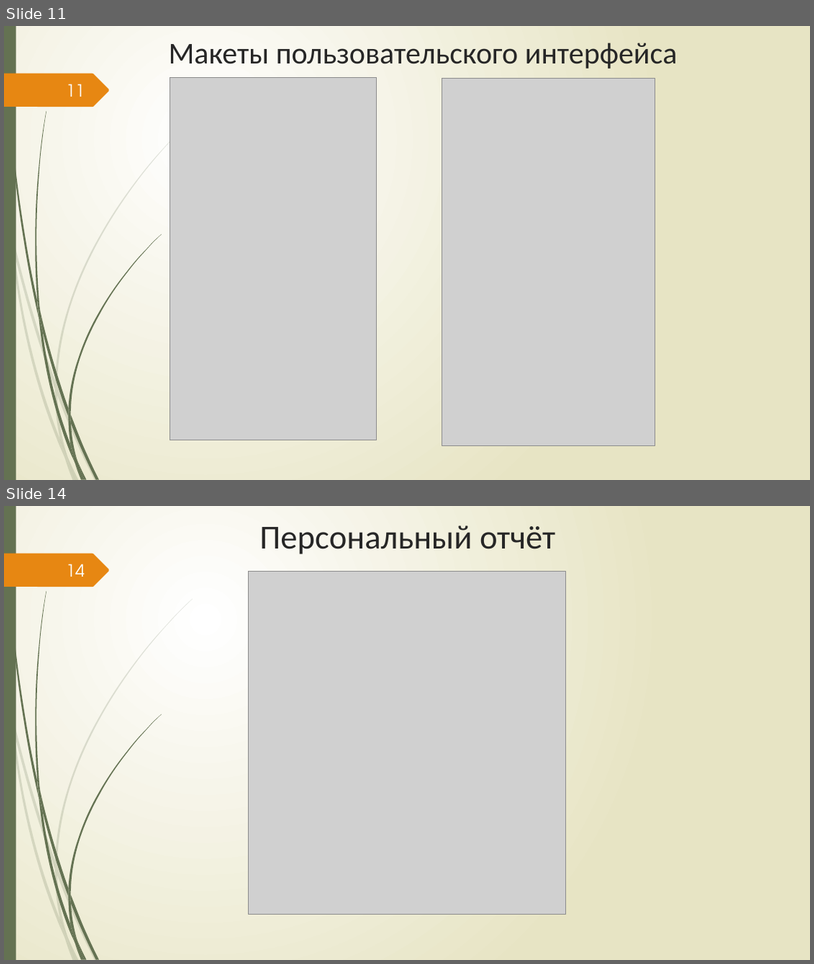
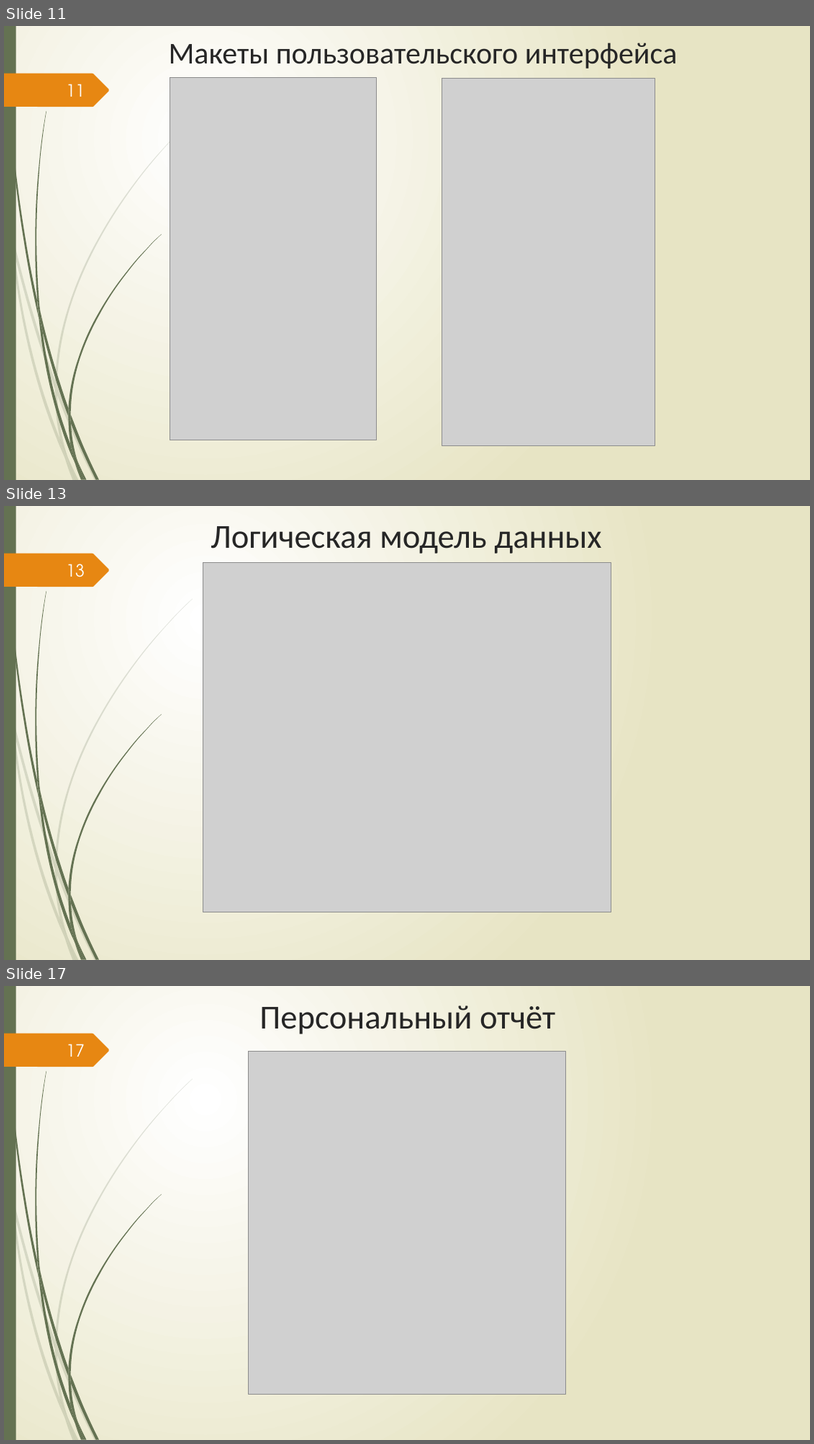
Before and after one commit to Csar9000/Quality-of-life-assessment-system, a slide deck: Документы/Презентация ВКР.pptx. Shown one above the other, each under a label of ours: slides 11 and 14 before the commit, slides 11, 13 and 17 after it; the slides between them are not shown. The pictures are 814x964 and 814x1444 pixels, drawn with LibreOffice and Linux fonts; fonts in the diff are those of the drawing; grey boxes stand for pictures. Boxes give left, top, right and bottom in pixels: in the first picture for what was removed or moved away, otherwise in the second. Text is boxed around its words. In the diff, an @@ line names an element or a change of style, - is before the commit and + after.

```diff
--- a/Документы/Презентация ВКР.pptx
+++ b/Документы/Презентация ВКР.pptx
@@ slide 13 added at [4, 506, 810, 960], background gradient #FFFFFF to #E8E6C4; not listed: 24 template elements that a slide beside it also shows @@
@@ title added at [211, 526, 602, 554], 40 pt, text #262626 @@
+Логическая модель данных
@@ page number added at [66, 564, 85, 577], 20 pt, text #FEFFFF @@
+13
@@ picture added at [203, 562, 611, 912] @@
@@ what was slide 14 is now slide 17 @@
@@ page number at [66, 1044, 85, 1057]: text changed @@
-14
+17
```
Also in this commit, not shown: 3 slides changed, 3 other slides added, 1 slide removed, 2 other files.
